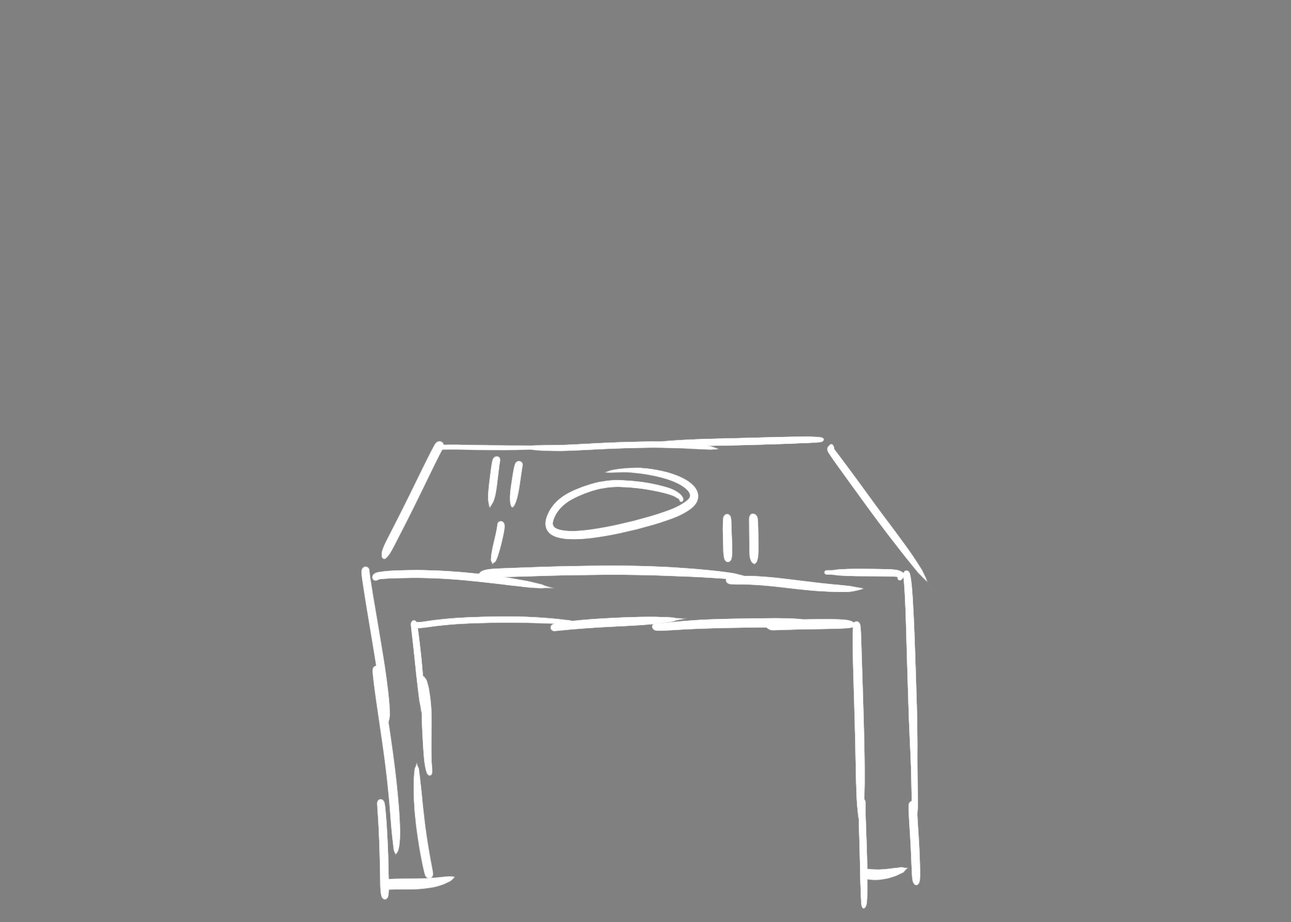
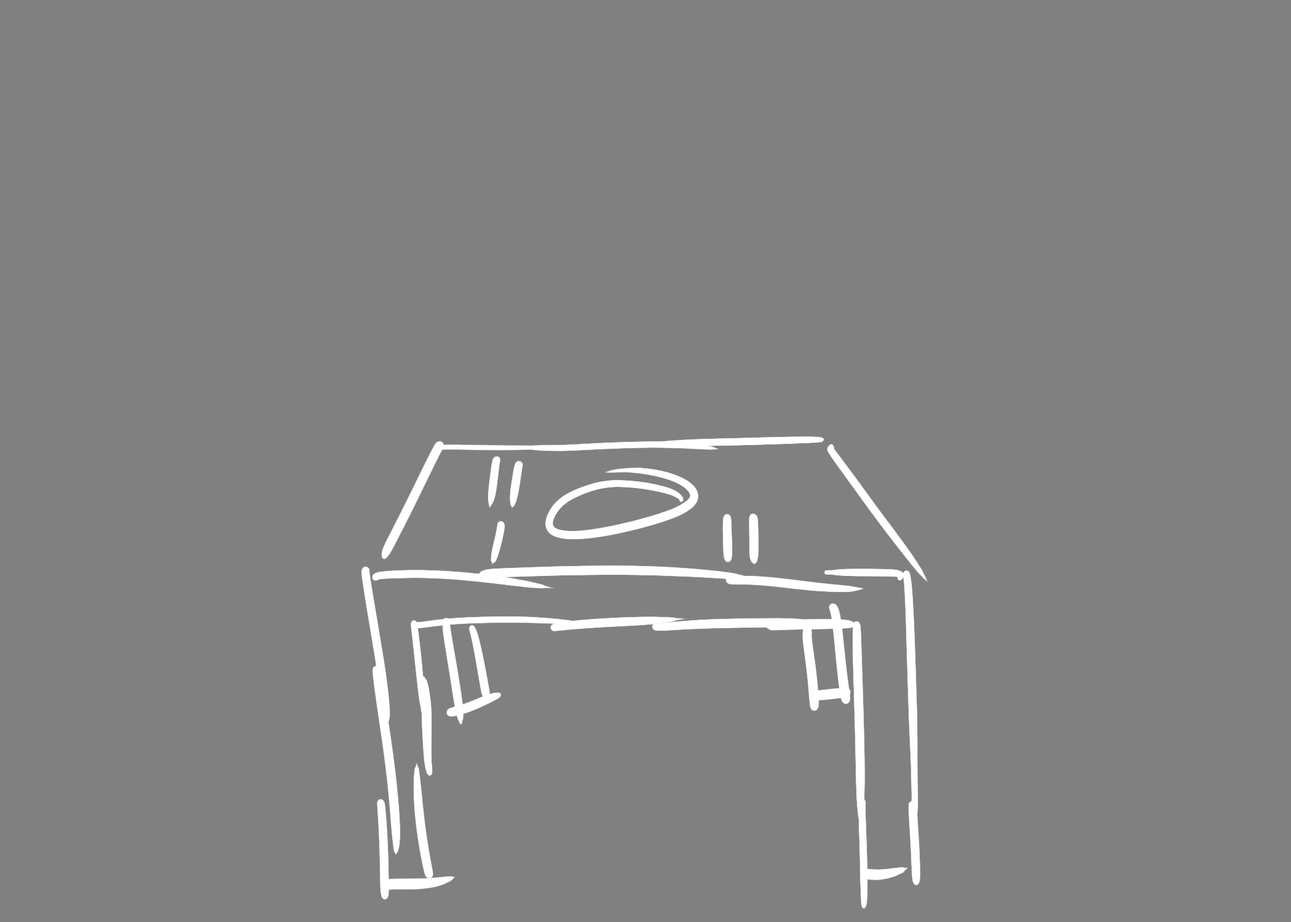
Two versions of the same layered image (1291x922). Layer-by-layer changes:
painted on "Layer 4" over <box>442,603,852,726</box>
